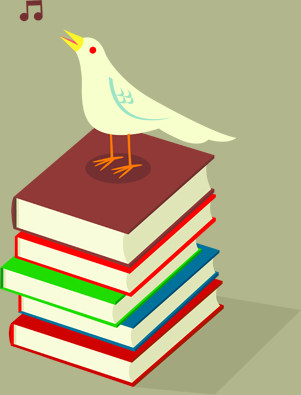
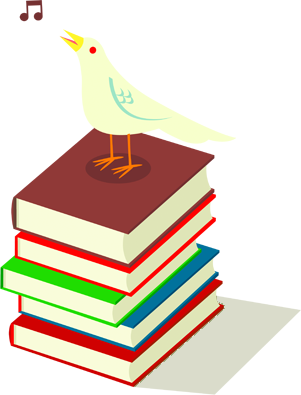
Revision of a layered w=301, h=395 image; what changed, layer by layer:
added group "Group 1" with 1 layers above "Layer 1" over [135, 295, 301, 395]
added layer "Layer 4" (40%) in group "Group 1" over [135, 295, 301, 395]
painted on "Layer 1" over [0, 0, 301, 395]
hid "Layer 2" over [0, 0, 301, 395]
